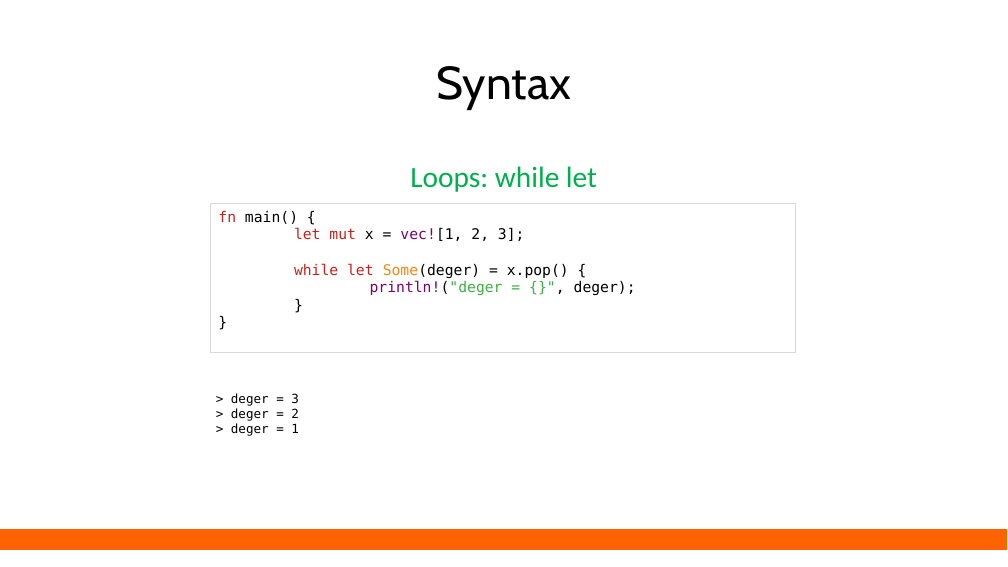
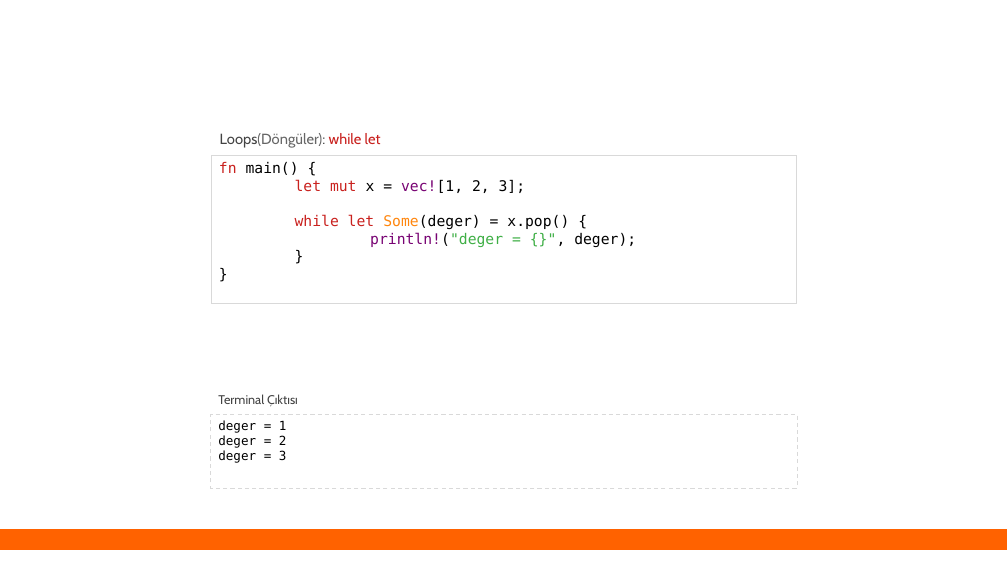
Before and after one commit to eminfedar/rust-tr-ders-slaytlari, a slide deck: slide 47 of rust_egitim_1_giris.odp (slide 40 before the commit). Drawn at 1008x567 pixels with LibreOffice and Linux fonts; fonts in the diff are those of the drawing. Boxes give left, top, right and bottom in pixels: in the first picture for what was removed or moved away, otherwise in the second. Text is boxed around its words. In the diff, an @@ line names an element or a change of style, - is before the commit and + after.

```diff
--- a/rust_egitim_1_giris.odp
+++ b/rust_egitim_1_giris.odp
@@ title removed at box(437, 66, 572, 110) @@
-Syntax
@@ text at box(220, 133, 381, 148): text changed; size 28 to 14 pt; font Calibri to Cabin; text colour #00B050 to #666666 @@
-Loops: while let
+Loops(Döngüler): while let
@@ rectangle "fn main() {": place and size @@
-rectangle "fn main() {" at box(211, 203, 796, 352)
+rectangle "fn main() {" at box(212, 155, 797, 303)
@@ rectangle "deger = 1": place and size @@
-rectangle "deger = 1" at box(231, 393, 299, 436)
+rectangle "deger = 1" at box(211, 414, 797, 488)
@@ rectangle "deger = 1" at box(211, 414, 797, 488): fill none to #FFFFFF; outline none to #D9D9D9 0.74 pt @@
@@ text added at box(218, 394, 298, 407), 12 pt, text #434343 @@
+Terminal Çıktısı
@@ text in rectangle at box(218, 420, 287, 463): text changed @@
-> deger = 3
-> deger = 2
-> deger = 1
+deger = 1
+deger = 2
+deger = 3
```
Also in this commit, not shown: 33 other slides changed, 13 slides added, 6 slides removed, 3 other files.
